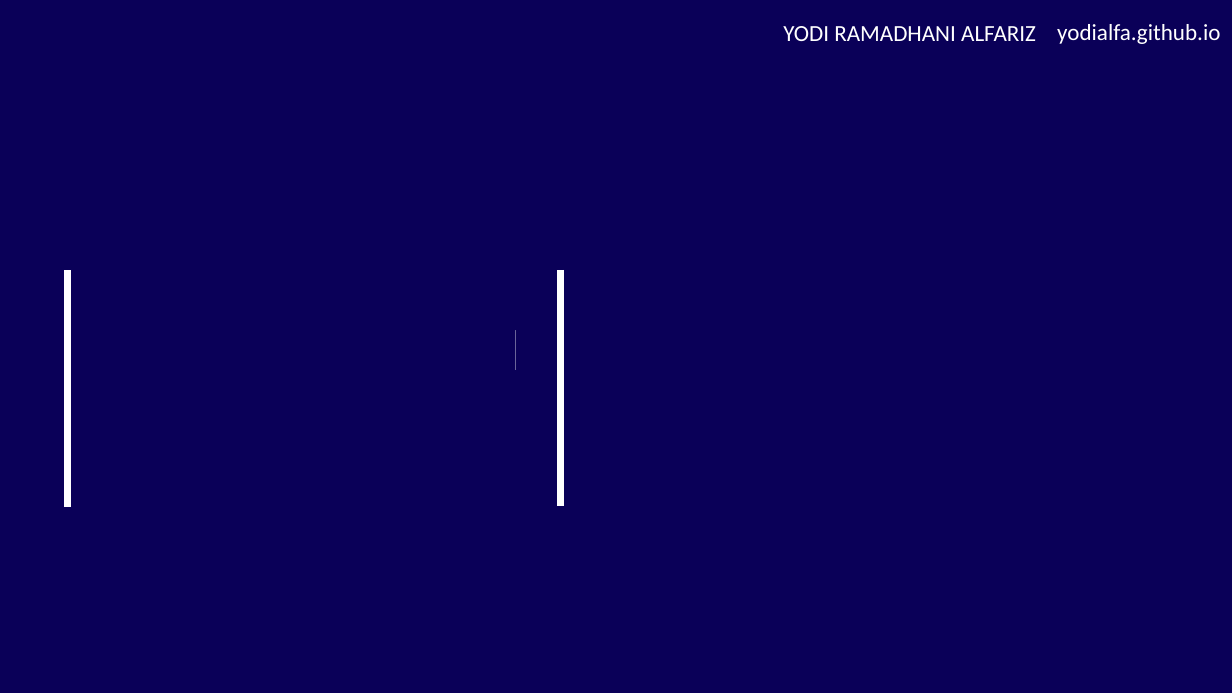
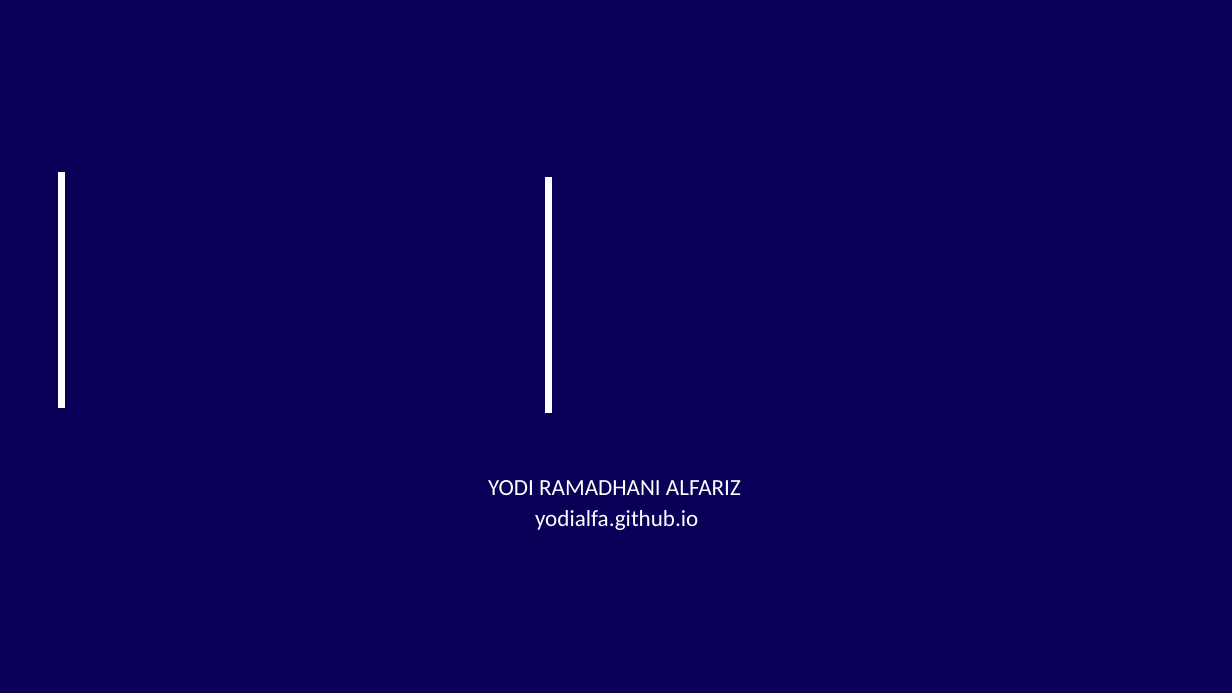
Before and after one commit to yodialfa/BPJSCostPrediction-Hackathon, a slide deck: slide 1 of bpjs.pptx. Drawn at 1232x693 pixels with LibreOffice and Linux fonts; fonts in the diff are those of the drawing; grey boxes stand for pictures. Boxes give left, top, right and bottom in pixels: in the first picture for what was removed or moved away, otherwise in the second. Text is boxed around its words. In the diff, an @@ line names an element or a change of style, - is before the commit and + after.

```diff
--- a/bpjs.pptx
+++ b/bpjs.pptx
@@ line moved from (67, 271) - (67, 506) to (62, 172) - (62, 409) @@
@@ line moved from (560, 270) - (560, 506) to (549, 177) - (549, 413) @@
@@ rectangle: place and size @@
-rectangle at (67,304,515,465)
+rectangle at (75,215,522,376)
@@ rectangle: place and size @@
-rectangle at (560,304,1165,465)
+rectangle at (549,211,1153,372)
@@ text removed at (222,330,519,370) @@
-BPJS KESEHATAN
@@ picture removed at (560,333,1145,444) @@
@@ text "YODI RAMADHANI ALFARIZ": place and size @@
-text "YODI RAMADHANI ALFARIZ" at (783,26,1036,41)
+text "YODI RAMADHANI ALFARIZ" at (488,480,741,495)
@@ text "yodialfa.github.io": place and size @@
-text "yodialfa.github.io" at (1057,24,1220,44)
+text "yodialfa.github.io" at (535,510,698,530)
```
Also in this commit, not shown: 2 other slides changed, 7 slides added, 2 other files.
